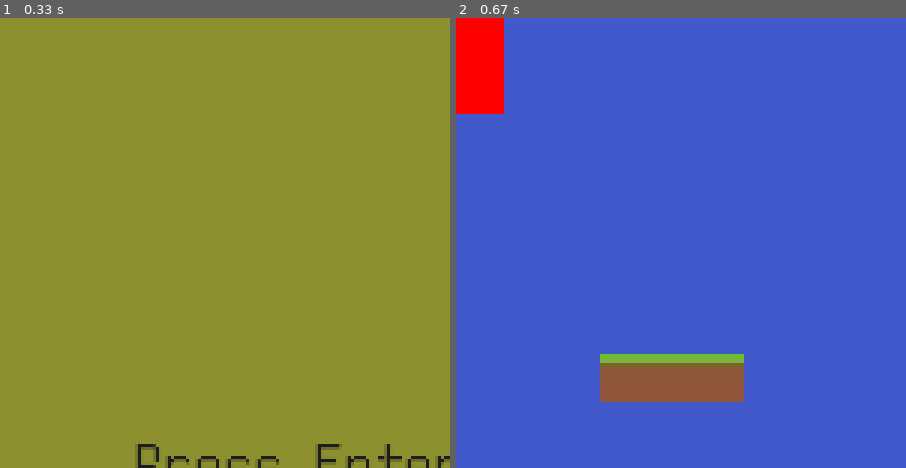
Above: before the commit, frames 1-2 (left to right).
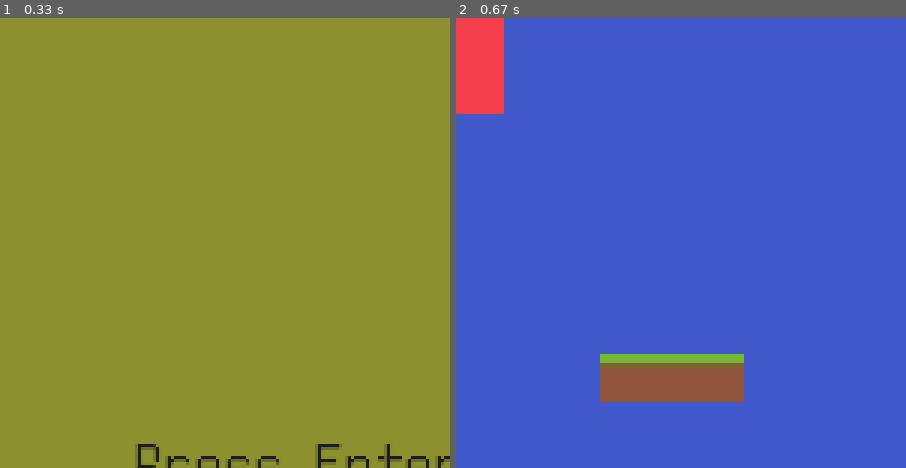
Above: after the commit, the same moments.

Repository: Sweetkubuni/pygame_jam
Game: pygame game, started from hub.py
The game is run twice, just before and just after one commit, with the same random seed, the same clock (stepped at 60 frames per second) and the same inputs.
Inputs:
- Up to frame 1 (0.33 s): no input
- Up to frame 2 (0.67 s): tap Enter at 0.33 s
The pictures show only the part of the screen within x 0-50%, y 0-50%; the shares and areas given below are measured in that part.

Frame 1 is identical in both runs. In frame 2, 2.3% of the frame differs, in the area x 0-11%, y 0-22%.

Commit message:
Update player.py

Diff:
--- a/sprites/player.py
+++ b/sprites/player.py
@@ -1,4 +1,5 @@
 import pygame
+from config.config import colours
 
 class Player(pygame.sprite.Sprite):
     def __init__(self, game, x , y):
@@ -6,7 +7,7 @@
         pygame.sprite.Sprite.__init__(self)
         self.game = game
         self.image = pygame.Surface((16,32))
-        self.image.fill((255,0,0))
+        self.image.fill(colours["red"])
         self.rect = self.image.get_rect()
         self.rect.x, self.rect.y = x, y
         self.x, self.y = float(x), float(y) # xL: For more presice movement, we use floats instead of rect's int
@@ -28,8 +29,8 @@
             pass
 
         # xL: Applies the speed to the position
-        self.x += self.speed_x
-        self.y += self.speed_y
+        self.x += self.speed_x * self.game.delta_time
+        self.y += self.speed_y * self.game.delta_time
 
         # xL: Check collisions horizontally and then vertically
         self.rect.x = int(self.x)
